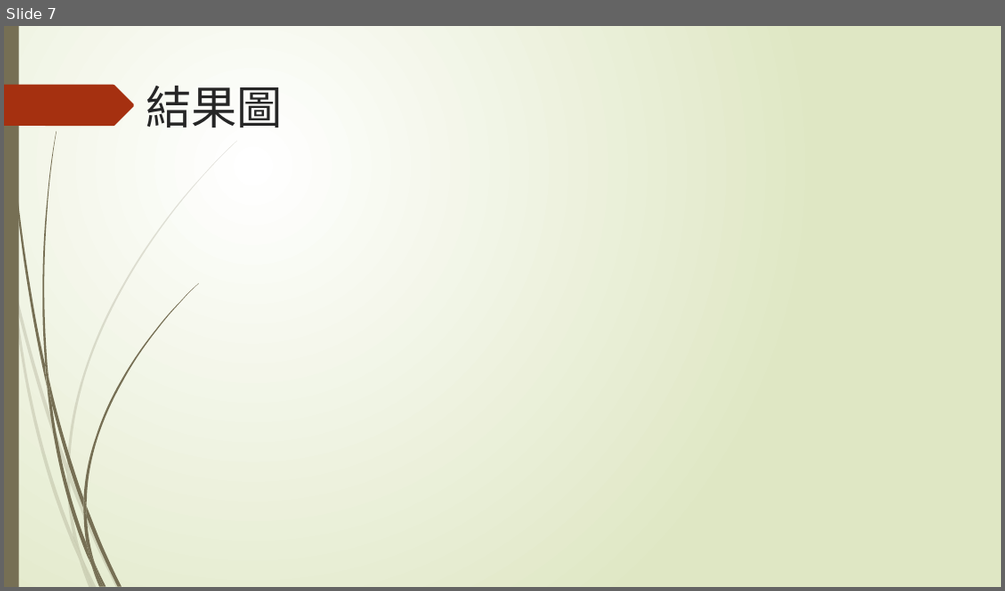
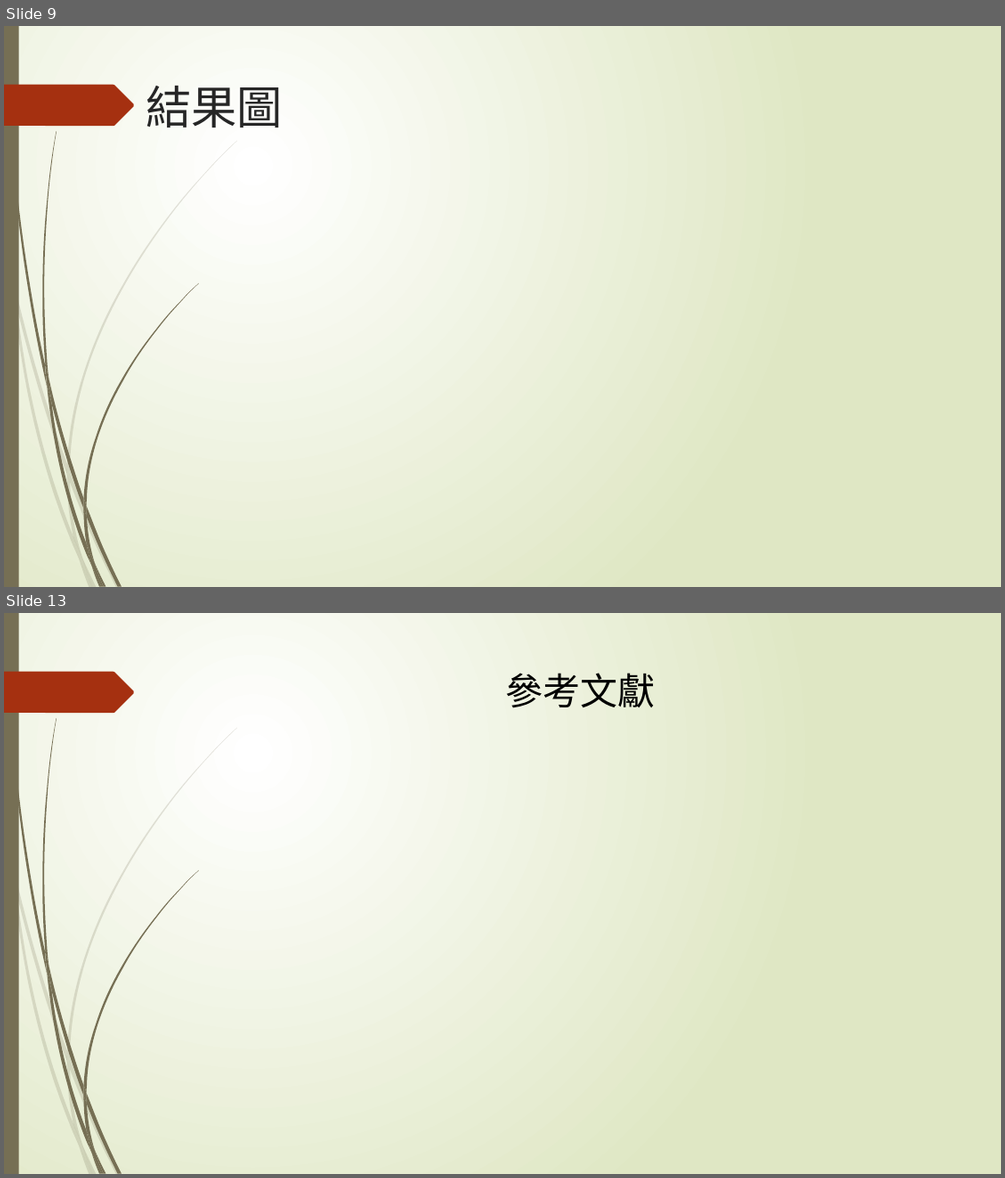
Before and after one commit to NIUWCSP/OTSM, a slide deck: report/以SDR實現OTSM通訊技術.pptx. Shown one above the other, each under a label of ours: slide 7 before the commit, slides 9 and 13 after it; the slides between them are not shown. The pictures are 1005x591 and 1005x1178 pixels, drawn with LibreOffice and Linux fonts; fonts in the diff are those of the drawing. Boxes give left, top, right and bottom in pixels: in the first picture for what was removed or moved away, otherwise in the second. Text is boxed around its words. In the diff, an @@ line names an element or a change of style, - is before the commit and + after.

```diff
--- a/report/以SDR實現OTSM通訊技術.pptx
+++ b/report/以SDR實現OTSM通訊技術.pptx
@@ slide 13 added at <box>4,613,1001,1174</box>, background gradient #FFFFFF to #DFE8C4; not listed: 24 template elements that a slide beside it also shows @@
@@ title added at <box>506,673,655,708</box>, 36 pt, text #000000 @@
+參考文獻
@@ what was slide 7 is now slide 9 @@
```
Also in this commit, not shown: 7 other slides added, 1 slide removed, 1 other file.
